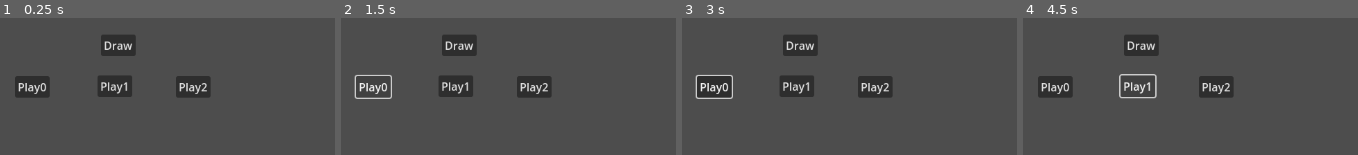
Above: before the commit, frames 1-4 (left to right).
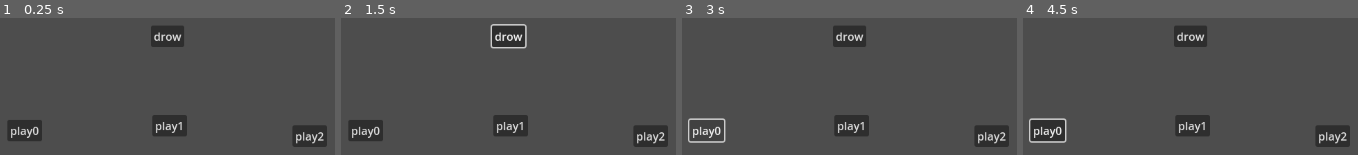
Above: after the commit, the same moments.

Repository: SytonK/cards
Game: Godot game, scene res://src/example/card_manager_example/card_manager_example.tscn
The game is run twice, just before and just after one commit, with the same random seed, the same clock (stepped at 60 frames per second) and the same inputs. The project has no main scene, so this scene is started directly.
Inputs (mouse positions are in pixels of both pictures, inside the frame that each line leads up to):
- Up to frame 1 (0.25 s): no input
- Up to frame 2 (1.5 s): click "Draw" (after the commit: "drow") at 0.5 s; click (374, 86) at 1.25 s, where only the run before the commit has a clickable "Play0"
- Up to frame 3 (3 s): click (715, 86) at 2 s, where only the run before the commit has a clickable "Play0"; click (705, 130) at 2.75 s, where only the run after the commit has a clickable "play0"
- Up to frame 4 (4.5 s): click (1046, 130) at 3.5 s, where only the run after the commit has a clickable "play0"; click (1136, 86) at 4.25 s, where only the run before the commit has a clickable "Play1"

The runs differ from the first frame. In frame 1, 11% of the frame differs, in the area x 2-98%, y 5-95%; in frame 2, 11%; in frame 3, 11%; in frame 4, 11%.

Commit message:
use resources

Diff:
--- a/resource/card_resource.gd
+++ b/resource/card.gd
@@ -1,4 +1,4 @@
-class_name CardResource
+class_name Card
 extends Resource
 
 
--- a/src/card manager/card_manager.gd
+++ b/src/card manager/card_manager.gd
@@ -3,7 +3,6 @@
 
 
 signal deck_is_empty
-
 
 @export var deck: Array[Card]
 var hand: Array[Card] = []
--- a/src/card/card.gd
+++ /dev/null
@@ -1,9 +0,0 @@
-class_name Card
-extends Node
-
-
-@export var card_resource: CardResource
-
-
-func play() -> void:
-	card_resource.play()
--- a/src/example/card/card_example.gd
+++ b/src/example/card/card_example.gd
@@ -1,7 +1,7 @@
 extends Node
 
 
-@onready var card: Card = $Card
+@export var card: Card
 
 
 func _input(event: InputEvent) -> void:
--- a/src/example/card/card_example.tscn
+++ b/src/example/card/card_example.tscn
@@ -1,12 +1,8 @@
-[gd_scene load_steps=4 format=3 uid="uid://bxxv1il5laych"]
+[gd_scene load_steps=3 format=3 uid="uid://bxxv1il5laych"]
 
 [ext_resource type="Script" path="res://src/example/card/card_example.gd" id="1_qn6ca"]
-[ext_resource type="Script" path="res://src/card/card.gd" id="2_gw8x7"]
 [ext_resource type="Resource" uid="uid://vd53q87c2p27" path="res://src/example/card_resource_example/card0.tres" id="3_vuvkr"]
 
 [node name="CardExample" type="Node"]
 script = ExtResource("1_qn6ca")
-
-[node name="Card" type="Node" parent="."]
-script = ExtResource("2_gw8x7")
-card_resource = ExtResource("3_vuvkr")
+card = ExtResource("3_vuvkr")
--- a/src/example/card_manager_example/card_manager_example.gd
+++ b/src/example/card_manager_example/card_manager_example.gd
@@ -1,24 +1,18 @@
 extends Node
-
 
 @onready var card_manager: CardManager = $CardManager
 
-
-func _ready() -> void:
-	card_manager.deck.shuffle()
+func _on_button_pressed() -> void:
+	card_manager.draw()
 
 
-func _on_button_draw_pressed() -> void:
-	card_manager.draw()
-
-func _on_button_play_0_pressed() -> void:
+func _on_button_0_pressed() -> void:
 	card_manager.play(0)
 
-func _on_button_play_1_pressed() -> void:
+
+func _on_button_1_pressed() -> void:
 	card_manager.play(1)
 
-func _on_button_play_2_pressed() -> void:
+
+func _on_button_2_pressed() -> void:
 	card_manager.play(2)
-
-func _on_card_manager_deck_is_empty() -> void:
-		print('_on_deck_is_empty')
--- a/src/example/card_manager_example/card_manager_example.tscn
+++ b/src/example/card_manager_example/card_manager_example.tscn
@@ -1,65 +1,48 @@
-[gd_scene load_steps=7 format=3 uid="uid://bo7e3lgyaxer4"]
+[gd_scene load_steps=6 format=3 uid="uid://b2ppjcwslr5n6"]
 
-[ext_resource type="Script" path="res://src/example/card_manager_example/card_manager_example.gd" id="1_4eyaj"]
+[ext_resource type="Script" path="res://src/example/card_manager_example/card_manager_example.gd" id="1_2j0n1"]
 [ext_resource type="Script" path="res://src/card manager/card_manager.gd" id="2_5npl0"]
-[ext_resource type="Script" path="res://src/card/card.gd" id="3_qxqgp"]
-[ext_resource type="Resource" uid="uid://vd53q87c2p27" path="res://src/example/card_resource_example/card0.tres" id="4_rrfdh"]
-[ext_resource type="Resource" uid="uid://bu12gtl0s1opm" path="res://src/example/card_resource_example/card1.tres" id="5_tci7u"]
-[ext_resource type="Resource" uid="uid://dpagw66rhd048" path="res://src/example/card_resource_example/card2.tres" id="6_1ohf3"]
+[ext_resource type="Resource" uid="uid://vd53q87c2p27" path="res://src/example/card_resource_example/card0.tres" id="2_a826u"]
+[ext_resource type="Resource" uid="uid://bu12gtl0s1opm" path="res://src/example/card_resource_example/card1.tres" id="3_f0xug"]
+[ext_resource type="Resource" uid="uid://dpagw66rhd048" path="res://src/example/card_resource_example/card2.tres" id="4_3vssy"]
 
 [node name="CardManagerExample" type="Node"]
-script = ExtResource("1_4eyaj")
+script = ExtResource("1_2j0n1")
 
-[node name="CardManager" type="Node" parent="." node_paths=PackedStringArray("deck")]
+[node name="CardManager" type="Node" parent="."]
 script = ExtResource("2_5npl0")
-deck = [NodePath("Card0"), NodePath("Card1"), NodePath("Card2")]
+deck = Array[Resource("res://resource/card.gd")]([ExtResource("2_a826u"), ExtResource("3_f0xug"), ExtResource("4_3vssy")])
 
-[node name="Card0" type="Node" parent="CardManager"]
-script = ExtResource("3_qxqgp")
-card_resource = ExtResource("4_rrfdh")
+[node name="ButtonDraw" type="Button" parent="."]
+offset_left = 506.0
+offset_top = 187.0
+offset_right = 554.0
+offset_bottom = 218.0
+text = "drow"
 
-[node name="Card1" type="Node" parent="CardManager"]
-script = ExtResource("3_qxqgp")
-card_resource = ExtResource("5_tci7u")
+[node name="Button0" type="Button" parent="."]
+offset_left = 299.0
+offset_top = 323.0
+offset_right = 349.0
+offset_bottom = 354.0
+text = "play0"
 
-[node name="Card2" type="Node" parent="CardManager"]
-script = ExtResource("3_qxqgp")
-card_resource = ExtResource("6_1ohf3")
-
-[node name="CanvasLayer" type="CanvasLayer" parent="."]
-
-[node name="ButtonDraw" type="Button" parent="CanvasLayer"]
-offset_left = 434.0
-offset_top = 200.0
-offset_right = 484.0
-offset_bottom = 231.0
-text = "Draw"
-
-[node name="ButtonPlay0" type="Button" parent="CanvasLayer"]
-offset_left = 310.0
-offset_top = 260.0
-offset_right = 360.0
-offset_bottom = 291.0
-text = "Play0"
-
-[node name="ButtonPlay1" type="Button" parent="CanvasLayer"]
-offset_left = 429.0
-offset_top = 259.0
-offset_right = 479.0
-offset_bottom = 290.0
-text = "Play1
+[node name="Button1" type="Button" parent="."]
+offset_left = 508.0
+offset_top = 316.0
+offset_right = 558.0
+offset_bottom = 347.0
+text = "play1
 "
 
-[node name="ButtonPlay2" type="Button" parent="CanvasLayer"]
-offset_left = 542.0
-offset_top = 260.0
-offset_right = 592.0
-offset_bottom = 291.0
-text = "Play2
-"
+[node name="Button2" type="Button" parent="."]
+offset_left = 710.0
+offset_top = 331.0
+offset_right = 760.0
+offset_bottom = 362.0
+text = "play2"
 
-[connection signal="deck_is_empty" from="CardManager" to="." method="_on_card_manager_deck_is_empty"]
-[connection signal="pressed" from="CanvasLayer/ButtonDraw" to="." method="_on_button_draw_pressed"]
-[connection signal="pressed" from="CanvasLayer/ButtonPlay0" to="." method="_on_button_play_0_pressed"]
-[connection signal="pressed" from="CanvasLayer/ButtonPlay1" to="." method="_on_button_play_1_pressed"]
-[connection signal="pressed" from="CanvasLayer/ButtonPlay2" to="." method="_on_button_play_2_pressed"]
+[connection signal="pressed" from="ButtonDraw" to="." method="_on_button_pressed"]
+[connection signal="pressed" from="Button0" to="." method="_on_button_0_pressed"]
+[connection signal="pressed" from="Button1" to="." method="_on_button_1_pressed"]
+[connection signal="pressed" from="Button2" to="." method="_on_button_2_pressed"]
--- a/src/example/card_resource_example/card_resource_example.gd
+++ b/src/example/card_resource_example/card_resource_example.gd
@@ -1,5 +1,5 @@
 class_name ExampleCardResource
-extends CardResource
+extends Card
 
 
 @export var text: String
